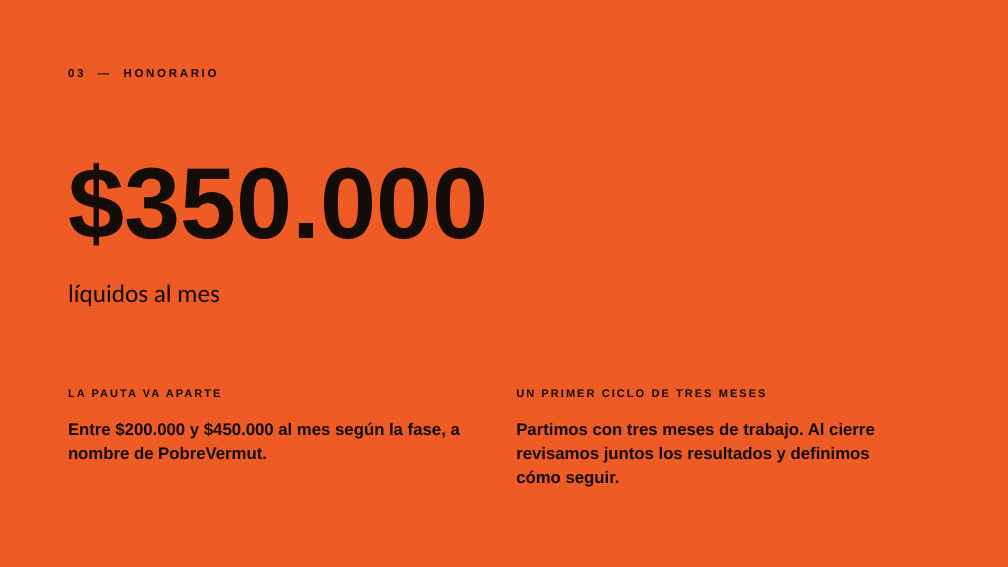
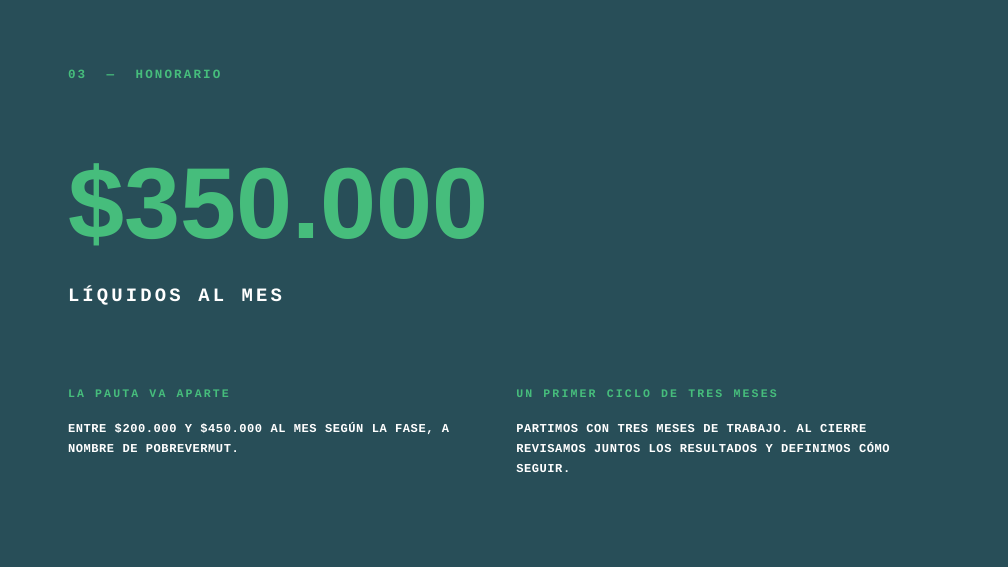
Before and after one commit to ScottishGrimReaper/Gmb-Aagent, a slide deck: slide 4 of propuestas/pobrevermut/PobreVermut - Propuesta Campanas 2026.pptx. Drawn at 1008x567 pixels with LibreOffice and Linux fonts; fonts in the diff are those of the drawing. Boxes give left, top, right and bottom in pixels: in the first picture for what was removed or moved away, otherwise in the second. Text is boxed around its words. In the diff, an @@ line names an element or a change of style, - is before the commit and + after.

```diff
--- a/propuestas/pobrevermut/PobreVermut - Propuesta Campanas 2026.pptx
+++ b/propuestas/pobrevermut/PobreVermut - Propuesta Campanas 2026.pptx
@@ background #EF5B25 to #284E58 @@
@@ text "03 — HONORARIO" at <box>68,69,221,78</box>: size 11 to 12 pt, font Arial to Courier New, text colour #140C07 to #46BD7C, letter spacing 2.5 to 2 pt @@
@@ text "$350.000" at <box>68,163,488,246</box>: text colour #140C07 to #46BD7C @@
@@ text at <box>68,288,282,305</box>: text changed; size 24 to 18 pt; font Calibri to Courier New; text colour #140C07 to #FFFFFF; bold on @@
-líquidos al mes
+LÍQUIDOS AL MES
@@ text "LA PAUTA VA APARTE" at <box>68,389,229,397</box>: size 10.5 to 11 pt, font Arial to Courier New, text colour #140C07 to #46BD7C @@
@@ text "UN PRIMER CICLO DE TRES ..." at <box>516,389,777,397</box>: size 10.5 to 11 pt, font Arial to Courier New, text colour #140C07 to #46BD7C @@
@@ text at <box>68,424,449,452</box>: text changed; size 16 to 11.5 pt; font Arial to Courier New; text colour #140C07 to #FFFFFF @@
-Entre $200.000 y $450.000 al mes según la fase, a nombre de PobreVermut.
+ENTRE $200.000 Y $450.000 AL MES SEGÚN LA FASE, A NOMBRE DE POBREVERMUT.
@@ text at <box>516,424,890,472</box>: text changed; size 16 to 11.5 pt; font Arial to Courier New; text colour #140C07 to #FFFFFF @@
-Partimos con tres meses de trabajo. Al cierre revisamos juntos los resultados y definimos cómo seguir.
+PARTIMOS CON TRES MESES DE TRABAJO. AL CIERRE REVISAMOS JUNTOS LOS RESULTADOS Y DEFINIMOS CÓMO SEGUIR.
```
Also in this commit, not shown: 4 other slides changed, 4 other files.
